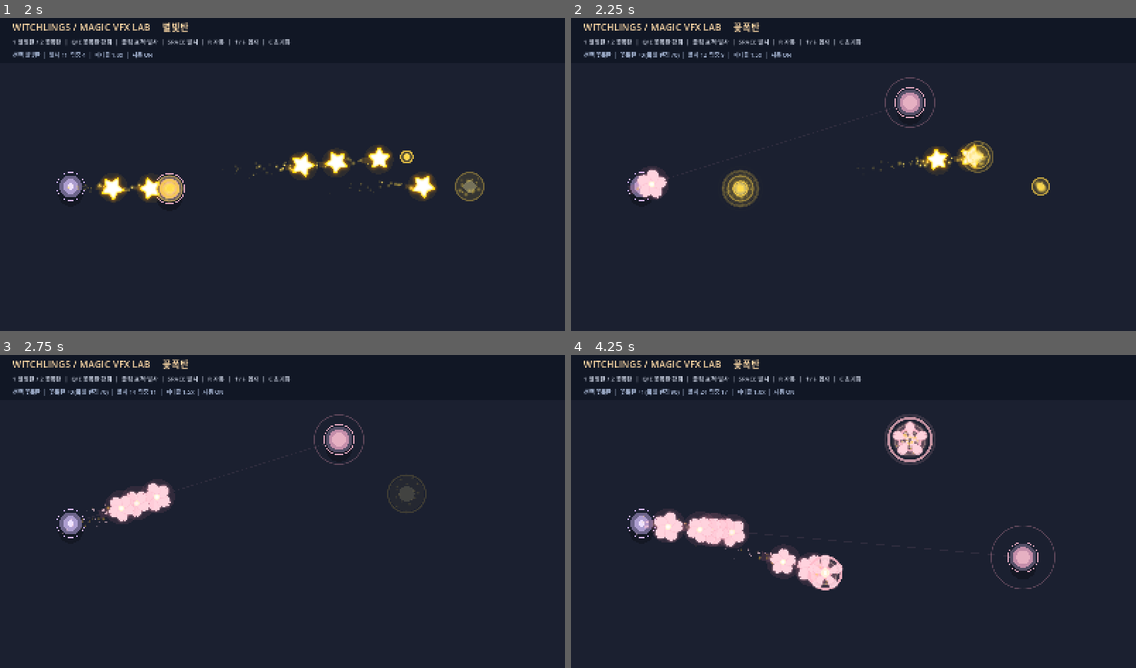
Above: before the commit, frames 1-4 (two rows, left to right).
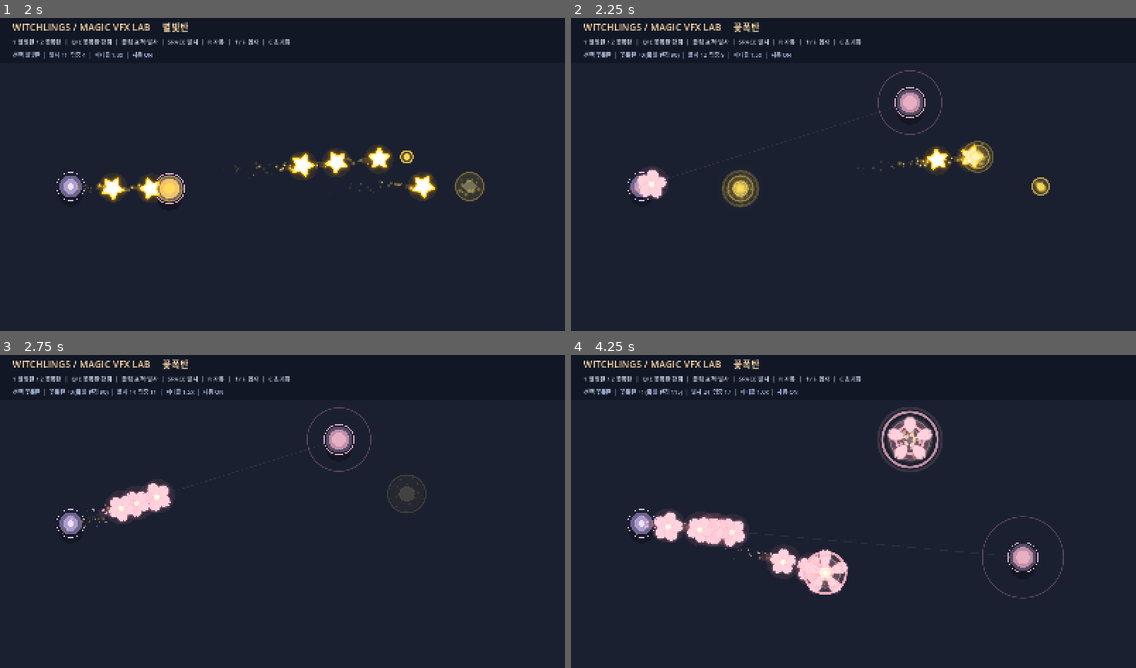
Above: after the commit, the same moments.

Repository: LittleEvasn/Test-Room
Game: Godot game, scene res://scenes/main.tscn
Same seed, same stepped clock (60 frames per second), same inputs: the game is played once before the commit and once after it.
Inputs (mouse positions are in pixels of both pictures, inside the frame that each line leads up to):
- Up to frame 1 (2 s): tap Enter at 0.5 s; move the mouse to (406, 155) at 0.52 s; hold Up 0.53-1.28 s; tap Space at 0.6, 0.77, 1.07, 1.52, 1.55, 1.82 s; click (406, 155) at 0.67 s; move the mouse to (169, 187) at 1.27 s; hold Down from 1.28 s (still down); tap 1 at 1.35 s; click (169, 187) at 1.42 s
- Up to frame 2 (2.25 s): move the mouse to (910, 102) at 2.02 s; release Down at 2.03 s; hold Up from 2.03 s (still down); tap 2 at 2.1 s; click (910, 102) at 2.17 s
- Up to frame 3 (2.75 s): keep holding Up; tap Space at 2.3 s
- Up to frame 4 (4.25 s): move the mouse to (825, 574) at 2.77 s; tap Q at 2.85 s; click (825, 574) at 2.92 s; tap Space at 3.02, 3.05, 3.32, 3.77, 3.8, 4.07 s; move the mouse to (1023, 558) at 3.52 s; release Up at 3.53 s; hold Down from 3.53 s (still down); tap E at 3.6 s; click (1023, 558) at 3.67 s

Frame 1 is identical in both runs. In frame 2, 0.2% of the frame differs, in the area x 17-66%, y 11-38%; in frame 3, 0.2%; in frame 4, 2.4%, in the area x 17-88%, y 10-78%.

Commit message:
Expand bloom VFX test radius and preserve cast rank per projectile

Diff:
--- a/scripts/main.gd
+++ b/scripts/main.gd
@@ -8,7 +8,8 @@
 
 const SCREEN_SIZE := Vector2(1600.0, 900.0)
 const START_POINT := Vector2(200.0, 490.0)
-const BLOOM_RADII := [70.0, 90.0, 115.0, 140.0]
+# Test-Room 전용으로 확대한 VFX 반경. 본게임 꽃폭탄 밸런스에는 영향 없음.
+const BLOOM_RADII := [90.0, 115.0, 145.0, 180.0]
 
 var target_point := Vector2(1330.0, 490.0)
 var autofire := true
@@ -57,7 +58,7 @@
         bomb.configure(START_POINT, target_point, particle_multiplier, BLOOM_RADII[bloom_rank])
         add_child(bomb)
         bomb.add_to_group("vfx_bloom")
-        bomb.impacted.connect(_on_bloom_impact)
+        bomb.impacted.connect(_on_bloom_impact.bind(bloom_rank))
     fired_count += 1
 
 func _on_bolt_impact(point: Vector2) -> void:
@@ -66,11 +67,11 @@
     burst.global_position = point
     add_child(burst)
 
-func _on_bloom_impact(point: Vector2, radius: float) -> void:
+func _on_bloom_impact(point: Vector2, radius: float, cast_rank: int) -> void:
     impact_count += 1
     var burst = BLOOM_BURST_SCRIPT.new()
     burst.global_position = point
-    burst.configure(radius, particle_multiplier, bloom_rank)
+    burst.configure(radius, particle_multiplier, cast_rank)
     add_child(burst)
 
 func _unhandled_input(event: InputEvent) -> void:
